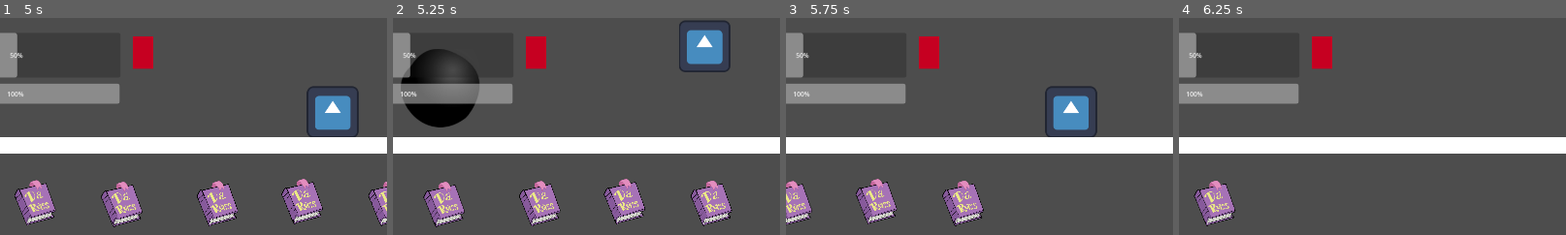
Above: before the commit, frames 1-4 (left to right).
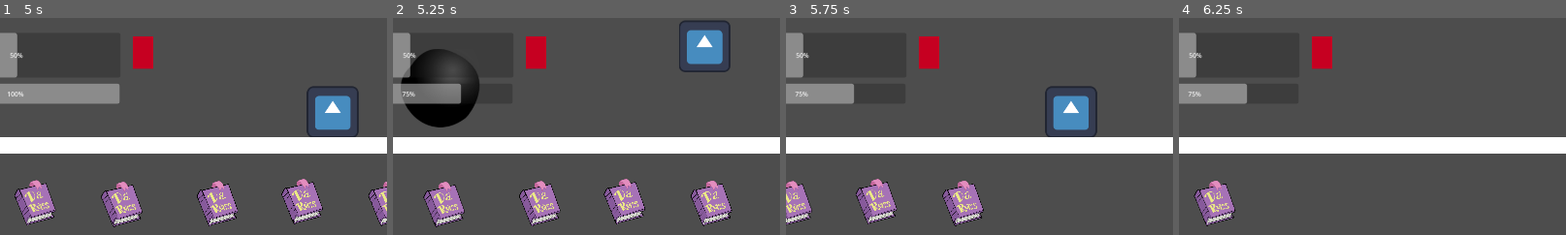
Above: after the commit, the same moments.

Repository: Jam-n-Bees/HITL-Prototype---Blue-Donut
Game: Godot game, scene res://Remake/remake_test.tscn
Same seed, same stepped clock (60 frames per second), same inputs: the game is played once before the commit and once after it. The engine's default icon, where the game draws it, is replaced by a stand-in: a white triangle on a blue panel in a dark square. Sound files missing from this copy of the repository are replaced by a short silence.
Inputs:
- Up to frame 1 (5 s): hold Space (Space) 0.53-1.28 s; hold D (Right) 0.53-2.03 s; tap W (Up) at 0.77, 1.52, 3.02, 3.77, 4.52 s; tap Space (Space) at 1.35, 2.85, 4.35 s; hold Space (Space) 2.03-2.78 s; hold A (Left) 2.03-4.28 s; hold Space (Space) 3.53-4.28 s; hold D (Right) from 4.28 s (still down)
- Up to frame 2 (5.25 s): keep holding D (Right); hold Space (Space) from 5.03 s (still down)
- Up to frame 3 (5.75 s): keep holding D (Right); keep holding Space (Space)
- Up to frame 4 (6.25 s): keep holding D (Right); release Space (Space) at 5.78 s; tap Space (Space) at 5.85 s; tap W (Up) at 6.02 s
The pictures show only the part of the screen within x 16-66%, y 0-50%; the shares and areas given below are measured in that part.

Frame 1 is identical in both runs. In frame 2, 1.3% of the frame differs, in the area x 2-31%, y 30-40%; in frame 3, 1.3%; in frame 4, 1.3%.

Commit message:
PC Data Resource + HP Bar Update
New "Player Character Data" resource, which is where all the players stats will be stored. HP Bar updates upon taking damage, and this is being stored in the resource so that everything can read it. (This is how it's implemented)

Diff:
--- a/Remake/masters/UIMaster/ui_master.gd
+++ b/Remake/masters/UIMaster/ui_master.gd
@@ -4,6 +4,7 @@
 @export var page_data : Resource
 @export var colour_grade : ColorRect
 @export var hp_bar : ProgressBar
+@export var pc_data : Resource
 
 func _process(delta: float) -> void:
 	page_bar.value = page_data.current_page_amount
@@ -21,3 +22,14 @@
 func _ready() -> void:
 	page_bar.max_value = page_data.max_page_amount
 	colour_grade.color = Color(0.777, 0.0, 0.129, 1.0)
+	initialise_hp_bar()
+
+func initialise_hp_bar():
+	hp_bar.max_value = pc_data.player_max_hp
+	hp_bar.value = pc_data.current_hp
+
+func adjust_hp_bar():
+	hp_bar.value = pc_data.current_hp
+	print("shitting")
+	print("resource hp", pc_data.current_hp)
+	print("hp_bar value", hp_bar.value)
--- a/Remake/masters/masterofmasters/master_master.gd
+++ b/Remake/masters/masterofmasters/master_master.gd
@@ -3,8 +3,11 @@
 @export var ui_master : CanvasLayer
 @export var collectible_master : Node2D
 @export var page_data : Resource
+@export var pc_data : Resource
 
 @onready var pc := $PlayerCharacter
+
+
 
 func _ready() -> void:
 	collectible_master.tell_master_page_collected.connect(page_collected)
@@ -21,4 +24,6 @@
 	print(page_data.current_page_amount)
 
 func player_damage_taken(bonk):
+	pc_data.current_hp -= bonk
+	ui_master.initialise_hp_bar()
 	print(bonk, " damage taken!")
--- a/Remake/player/player_character.gd
+++ b/Remake/player/player_character.gd
@@ -2,6 +2,7 @@
 
 @export var input_manager : Node2D
 @export var syncronised_shuffle : Node2D
+
 
 signal incoming_damage (inc_dmg)
 var test_dmg := 5
--- a/Remake/remake_test.tscn
+++ b/Remake/remake_test.tscn
@@ -9,6 +9,7 @@
 [ext_resource type="Script" uid="uid://dnnbdcf15iung" path="res://Remake/scene_parts/camera_mantle.gd" id="5_s8bft"]
 [ext_resource type="Script" uid="uid://cwfdf1tjrf6oc" path="res://Remake/masters/UIMaster/ui_master.gd" id="7_fvlwg"]
 [ext_resource type="PackedScene" uid="uid://dgg5rl4w5di8w" path="res://Remake/important_nodes/right_warning_signal_template/right_warning_signal.tscn" id="9_1741o"]
+[ext_resource type="Resource" uid="uid://dokjhfvlpex2e" path="res://Remake/resource_storage/resources/player_character_data.tres" id="9_babdn"]
 
 [sub_resource type="PhysicsMaterial" id="PhysicsMaterial_32fxy"]
 friction = 0.0
@@ -26,8 +27,9 @@
 ui_master = NodePath("UIMaster")
 collectible_master = NodePath("CollectibleMaster")
 page_data = ExtResource("2_dkcv5")
+pc_data = ExtResource("9_babdn")
 
-[node name="PlayerCharacter" parent="MasterMaster" unique_id=1164801238 groups=["Player"] instance=ExtResource("1_uwy1r")]
+[node name="PlayerCharacter" parent="MasterMaster" unique_id=1164801238 instance=ExtResource("1_uwy1r")]
 position = Vector2(286, 794)
 
 [node name="CameraMantle" type="CharacterBody2D" parent="MasterMaster" unique_id=1053484338]
@@ -84,6 +86,7 @@
 page_data = ExtResource("2_dkcv5")
 colour_grade = NodePath("ColorRect")
 hp_bar = NodePath("HPBar")
+pc_data = ExtResource("9_babdn")
 
 [node name="ProgressBar" type="ProgressBar" parent="MasterMaster/UIMaster" unique_id=1473997464]
 offset_left = 83.0
--- /dev/null
+++ b/Remake/resource_storage/resource_scripts/player_character_data.gd
@@ -0,0 +1,4 @@
+extends Resource
+
+var player_max_hp : int = 20
+var current_hp : int = 20
--- /dev/null
+++ b/Remake/resource_storage/resources/player_character_data.tres
@@ -0,0 +1,6 @@
+[gd_resource type="Resource" format=3 uid="uid://dokjhfvlpex2e"]
+
+[ext_resource type="Script" uid="uid://5tdfcgfv8nf6" path="res://Remake/resource_storage/resource_scripts/player_character_data.gd" id="1_l3k5x"]
+
+[resource]
+script = ExtResource("1_l3k5x")
Not shown, added: Remake/resource_storage/resource_scripts/player_character_data.gd.uid
